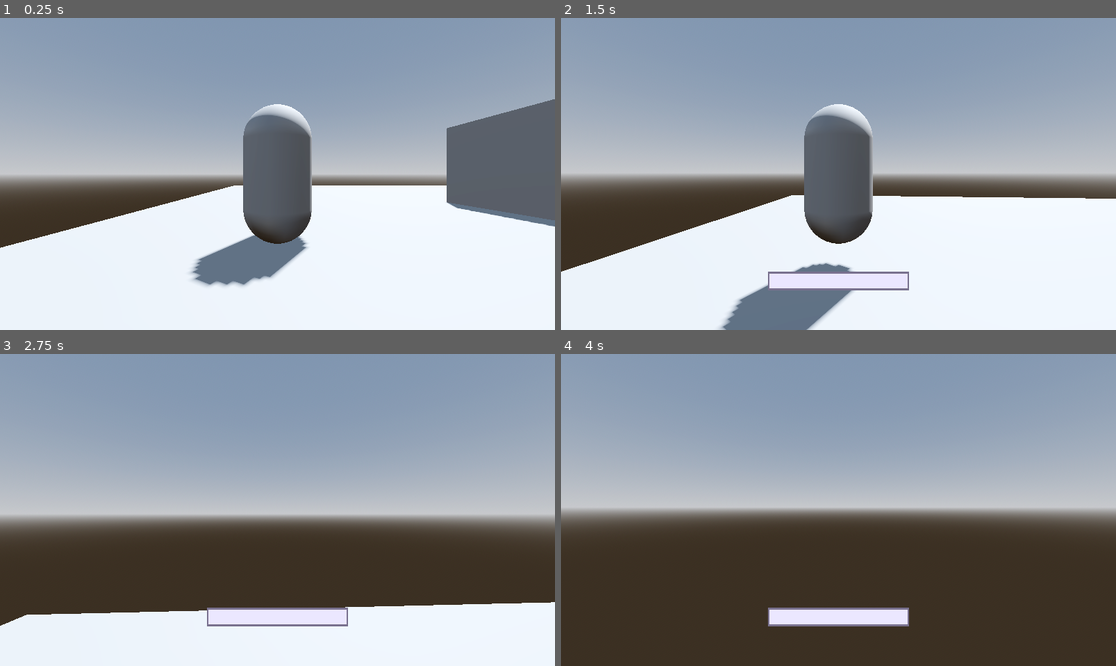
Above: before the commit, frames 1-4 (two rows, left to right).
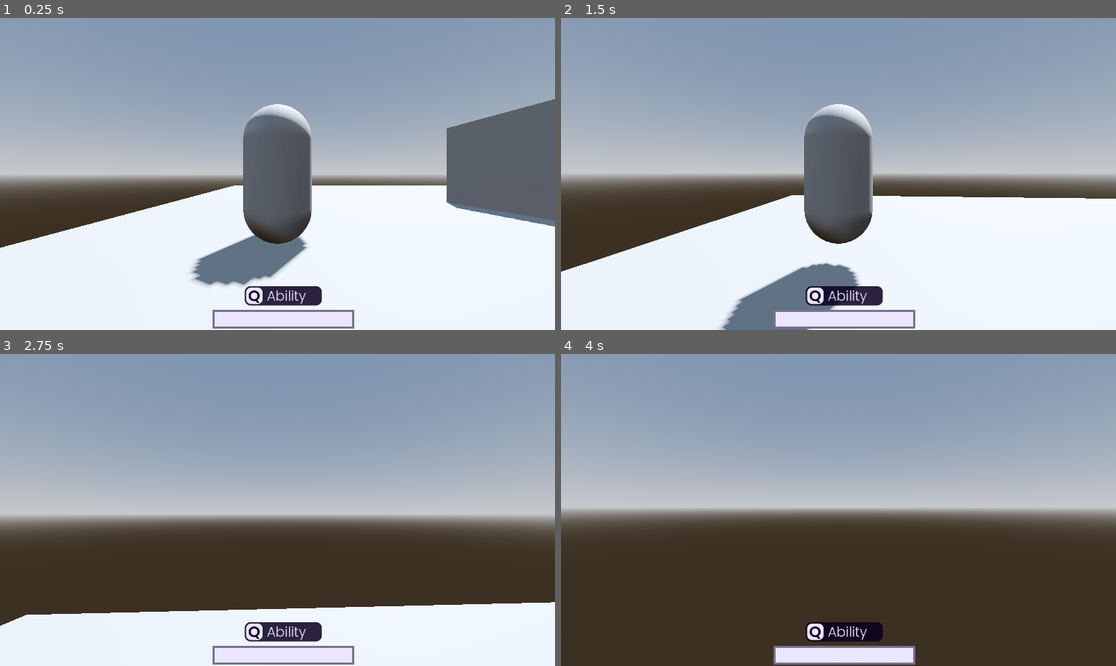
Above: after the commit, the same moments.

Repository: CrispyMD/Escape-The-Establishment
Game: Godot game, scene res://scenes/main_level.tscn
Same seed, same stepped clock (60 frames per second), same inputs: the game is played once before the commit and once after it.
Inputs (mouse positions are in pixels of both pictures, inside the frame that each line leads up to):
- Up to frame 1 (0.25 s): no input
- Up to frame 2 (1.5 s): tap Enter at 0.5 s; move the mouse to (866, 174) at 0.52 s; hold W (forward) from 0.53 s (still down); tap Q (ability) at 0.6 s; tap Space (jump) at 0.77 s; move the mouse to (810, 174) at 1.27 s; tap E (interact) at 1.35 s
- Up to frame 3 (2.75 s): keep holding W (forward); tap Space (jump) at 1.52 s; move the mouse to (288, 503) at 2.02 s; tap F (switch_pov) at 2.1 s
- Up to frame 4 (4 s): keep holding W (forward); move the mouse to (832, 516) at 2.77 s; tap Q (ability) at 2.85 s; tap Space (jump) at 3.02, 3.5, 3.77 s; move the mouse to (877, 513) at 3.52 s; tap E (interact) at 3.6 s

The runs differ from the first frame. In frame 1, 1.1% of the frame differs, in the area x 38-64%, y 85-100%; in frame 2, 2.4%; in frame 3, 1.4%; in frame 4, 3.7%, in the area x 37-64%, y 81-100%.

Commit message:
Updated UI positions

Diff:
--- a/Escape The Establishment/scenes/character.tscn
+++ b/Escape The Establishment/scenes/character.tscn
@@ -76,6 +76,10 @@
 anchors_preset = 15
 anchor_right = 1.0
 anchor_bottom = 1.0
+offset_left = 12.0
+offset_top = 8.0
+offset_right = 12.0
+offset_bottom = 8.0
 grow_horizontal = 2
 grow_vertical = 2
 mouse_filter = 2
@@ -83,17 +87,16 @@
 script = ExtResource("2_njcvc")
 
 [node name="AbilityPanel" type="Panel" parent="CharacterUI"]
-visible = false
 layout_mode = 1
 anchors_preset = -1
 anchor_left = 0.5
-anchor_top = 0.8
+anchor_top = 0.909
 anchor_right = 0.5
-anchor_bottom = 0.8
+anchor_bottom = 0.909
 offset_left = -80.0
-offset_top = -40.4
+offset_top = -40.032
 offset_right = 80.0
-offset_bottom = -0.400024
+offset_bottom = -0.0320435
 grow_horizontal = 2
 grow_vertical = 0
 mouse_filter = 2
@@ -175,17 +178,16 @@
 autowrap_mode = 1
 
 [node name="ProgressBar" type="Panel" parent="CharacterUI"]
-visible = false
 layout_mode = 1
 anchors_preset = -1
 anchor_left = 0.5
-anchor_top = 0.874
+anchor_top = 0.983
 anchor_right = 0.5
-anchor_bottom = 0.874
+anchor_bottom = 0.983
 offset_left = -147.0
-offset_top = -39.352
+offset_top = -38.984
 offset_right = 147.0
-offset_bottom = -0.35199
+offset_bottom = 0.0159912
 grow_horizontal = 2
 grow_vertical = 0
 theme_override_styles/panel = SubResource("StyleBoxFlat_n5xld")
